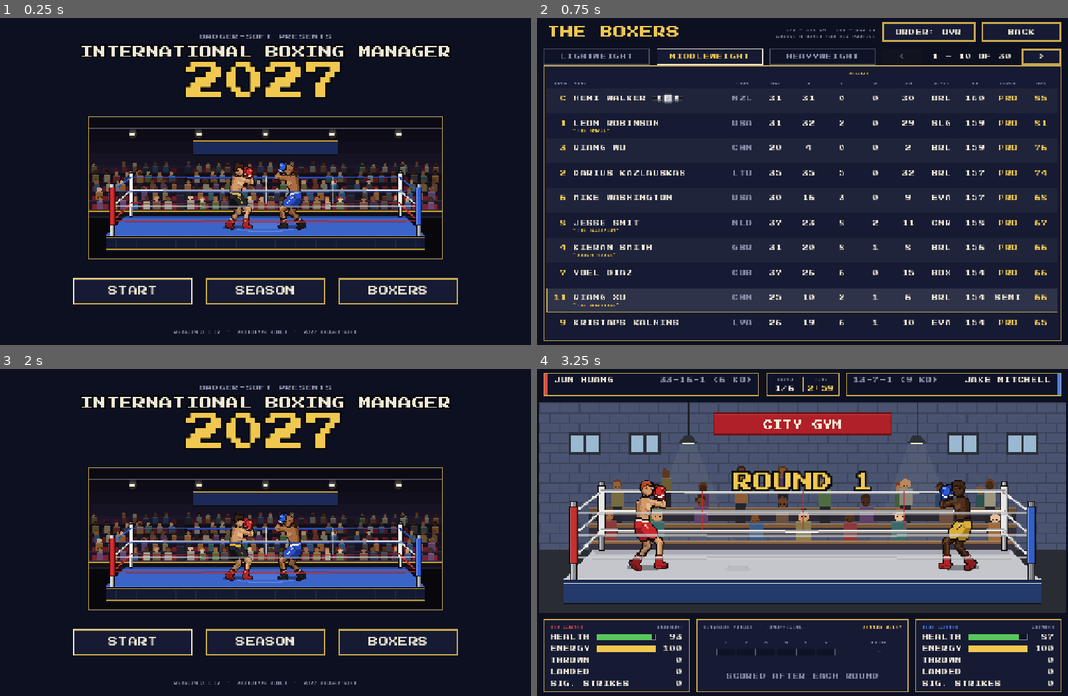
Above: before the commit, frames 1-4 (two rows, left to right).
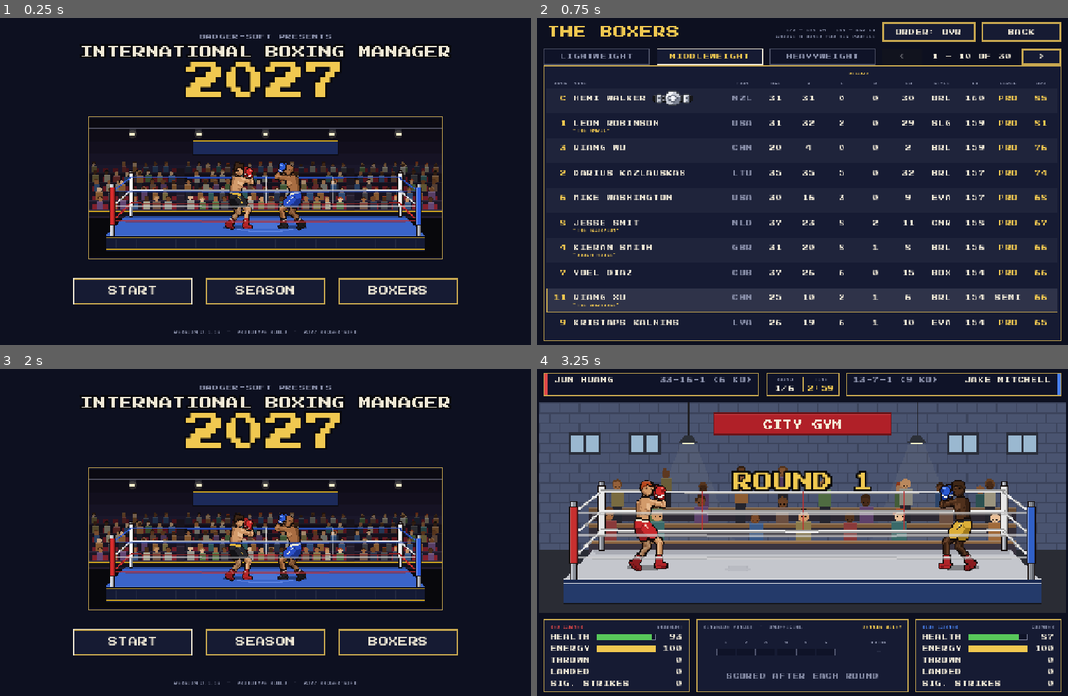
Above: after the commit, the same moments.

Repository: badgersoft/IBM27
Game: Godot game, scene res://scenes/main_menu.tscn
Two runs of this game, one before a commit and one after it. Both use one fixed random seed, a clock stepped at 60 frames per second and the inputs below.
Inputs (mouse positions are in pixels of both pictures, inside the frame that each line leads up to):
- Up to frame 1 (0.25 s): no input
- Up to frame 2 (0.75 s): click "BOXERS" at 0.5 s
- Up to frame 3 (2 s): click "BACK" at 1.25 s
- Up to frame 4 (3.25 s): click "START" at 2 s; tap Enter (ui_accept) at 2.75, 3.02 s; move the mouse to (802, 506) at 2.77 s; click (802, 506) at 2.92 s

The runs differ from the first frame. In frame 1, less than 0.1% of the frame differs, in the area x 41-42%, y 95-97%; in frame 2, 0.2%, in the area x 21-30%, y 22-27%; in frame 3, less than 0.1%; in frame 4, nothing differs.

Commit message:
0.1.13: new IBC belt (Classic design)
Black strap with a lit edge and silver stitching, an oval silver centre
plate engraved with a ring and a star, and riveted side plates; drawn at
64x24 (name plates, fixtures), 96x36 (Boxers list) and 128x48 (profile).

Co-Authored-By: Claude Opus 5.5 <noreply@anthropic.com>
Claude-Session: https://claude.ai/code/session_01PF6KKrB4uHprcLjw7ppdzy

Diff:
--- a/project.godot
+++ b/project.godot
@@ -12,7 +12,7 @@
 
 config/name="International Boxing Manager 2027"
 config/description="An ode to 1985's Barry McGuigan World Championship Boxing. By Badger-soft."
-config/version="0.1.12"
+config/version="0.1.13"
 run/main_scene="res://scenes/main_menu.tscn"
 config/features=PackedStringArray("4.7", "GL Compatibility")
 boot_splash/bg_color=Color(0.051, 0.063, 0.125, 1)
--- a/scripts/debug/belt_sheet.gd
+++ b/scripts/debug/belt_sheet.gd
@@ -1,6 +1,7 @@
 extends Control
-## Developer tool: the IBC belt designs side by side, to choose from. The
-## current belt (BeltIcon) is first, then the candidates, each at the sizes
+## Developer tool: the IBC belt designs side by side. The current belt
+## (BeltIcon, the Classic design) is first, then the other designs that were
+## considered (to swap in, copy one's rows into BeltIcon.ART), each at the sizes
 ## the game uses (x2 on the name plates, x3 in the Boxers list, x4 on the
 ## profile) and in a Boxers list row next to a champion's name.
 ##
@@ -18,7 +19,6 @@
 const LIST_W := 496
 
 const NOTES := [
-	"Strap with square plates",
 	"Oval plate, engraved ring and star",
 	"Shield plate engraved IBC",
 	"Round plate engraved with a globe",
@@ -39,20 +39,6 @@
 	"r": Color("ff7078"),
 }
 const DESIGNS := [
-	["CLASSIC", [
-		".............oooooo.............",
-		"...........oowwwsssoo...........",
-		"...oooo...owwwwsssssso...oooo...",
-		".KowwwwoKKowwwggggsssoKKowwwwoK.",
-		"kkowssdoxowwsgswwsgsssokowssdokk",
-		"kkowggdokowsgswwwwsgddokowggdokk",
-		"kkowggdokossgswwwwsgddokowggdokk",
-		"kkowssdoxosssgswwsgdddokowssdokk",
-		".zowdddozzosssggggdddozzowdddoz.",
-		"...oooo...osssssdddddo...oooo...",
-		"...........oossddddoo...........",
-		".............oooooo.............",
-	]],
 	["CREST", [
 		"..........ooooooooooooo.........",
 		".........owwwwwwwwwwwwwo........",
--- a/scripts/ui/belt_icon.gd
+++ b/scripts/ui/belt_icon.gd
@@ -1,25 +1,46 @@
 class_name BeltIcon
 extends Control
 ## The IBC title belt, drawn as a little pixel-art icon beside a champion's
-## name: a black strap with a big silver plate in the middle and a smaller
-## silver plate either side.
+## name: a black strap (lit along its top edge, with silver stitching) with a
+## big oval silver plate in the middle, engraved with a ring and a star, and
+## a smaller riveted silver plate either side.
 ##
-## The art is 24 x 8 "belt pixels", drawn at [member pixel] screen pixels
-## each (2 = 48 x 16 for 16 px text, 3 = 72 x 24 for bigger text).
-##
-##   x  0         3  6 8      15 17 20       23
-##      . . . . . o--o o------o  o--o . . . .    row 0 - 7
-##      strap      side  centre   side   strap
+## The art is ART_W x ART_H "belt pixels" (ART, one letter per pixel, see
+## PALETTE), drawn at [member pixel] screen pixels each: x2 (64 x 24) on the
+## name plates and the fixtures, x3 (96 x 36) in the Boxers list, x4
+## (128 x 48) on the profile. The other designs considered are on the belt
+## sheet (scenes/debug/belt_sheet.tscn).
 
-const ART_W := 24
-const ART_H := 8
+const ART_W := 32
+const ART_H := 12
 
-const STRAP := Color("141414")
-const STRAP_EDGE := Color("3a3a40")      ## Stitching along the strap's edges.
-const PLATE := Color("c8ccd4")
-const PLATE_LIGHT := Color("f2f4f8")
-const PLATE_DARK := Color("868c98")
-const PLATE_RIM := Color("4a4e58")
+## K strap edge, k strap, z strap shadow, x stitching, o plate rim,
+## d plate shade, s plate, w plate highlight, g engraving.
+const PALETTE := {
+	"K": Color("4a4a54"),
+	"k": Color("161618"),
+	"z": Color("08080a"),
+	"x": Color("8a8a94"),
+	"o": Color("3c4048"),
+	"d": Color("7e8494"),
+	"s": Color("c4c8d2"),
+	"w": Color("f4f6fa"),
+	"g": Color("5c6270"),
+}
+const ART: Array[String] = [
+	".............oooooo.............",
+	"...........oowwwsssoo...........",
+	"...oooo...owwwwsssssso...oooo...",
+	".KowwwwoKKowwwggggsssoKKowwwwoK.",
+	"kkowssdoxowwsgswwsgsssokowssdokk",
+	"kkowggdokowsgswwwwsgddokowggdokk",
+	"kkowggdokossgswwwwsgddokowggdokk",
+	"kkowssdoxosssgswwsgdddokowssdokk",
+	".zowdddozzosssggggdddozzowdddoz.",
+	"...oooo...osssssdddddo...oooo...",
+	"...........oossddddoo...........",
+	".............oooooo.............",
+]
 
 var pixel := 2
 
@@ -36,29 +57,15 @@
 	return ART_W * pixel_size
 
 
-func _draw() -> void:
-	# Strap, with a lighter stitched edge top and bottom.
-	_rect(0, 2, ART_W, 4, STRAP)
-	_rect(0, 2, ART_W, 1, STRAP_EDGE)
-	_rect(0, 5, ART_W, 1, STRAP_EDGE)
-	# Side plates, then the centre plate over the middle.
-	_plate(3, 1, 4, 6)
-	_plate(17, 1, 4, 6)
-	_plate(8, 0, 8, 8)
-	# A raised boss in the middle of the centre plate.
-	_rect(11, 3, 2, 2, PLATE_DARK)
-	_rect(11, 3, 1, 1, PLATE_LIGHT)
+## Height on screen for [param pixel_size].
+static func height_for(pixel_size: int) -> int:
+	return ART_H * pixel_size
 
 
-## A plate with its rim's corners cut off, so it reads as rounded.
-func _plate(x: int, y: int, w: int, h: int) -> void:
-	_rect(x + 1, y, w - 2, h, PLATE_RIM)
-	_rect(x, y + 1, w, h - 2, PLATE_RIM)
-	_rect(x + 1, y + 1, w - 2, h - 2, PLATE)
-	_rect(x + 1, y + 1, w - 2, 1, PLATE_LIGHT)      # Light catching the top...
-	_rect(x + 1, y + 1, 1, h - 2, PLATE_LIGHT)      # ...and the left edge.
-	_rect(x + 1, y + h - 2, w - 2, 1, PLATE_DARK)   # Shade along the bottom.
-
-
-func _rect(x: int, y: int, w: int, h: int, colour: Color) -> void:
-	draw_rect(Rect2(x * pixel, y * pixel, w * pixel, h * pixel), colour)
+func _draw() -> void:
+	for y in ART.size():
+		var row := ART[y]
+		for x in row.length():
+			var c := row[x]
+			if c != ".":
+				draw_rect(Rect2(x * pixel, y * pixel, pixel, pixel), PALETTE[c])
--- a/scripts/ui/fixture_table.gd
+++ b/scripts/ui/fixture_table.gd
@@ -119,7 +119,7 @@
 	if f.title:
 		var belt := BeltIcon.new(2)
 		var mid: Array = COLUMNS[3]
-		belt.position = Vector2(mid[1] + (mid[2] - belt.size.x) / 2.0, y + VALUE_Y + 4)
+		belt.position = Vector2(mid[1] + (mid[2] - belt.size.x) / 2.0, y + VALUE_Y + 12 - belt.size.y / 2.0)
 		_rows.add_child(belt)
 
 
--- a/scripts/ui/nameplate.gd
+++ b/scripts/ui/nameplate.gd
@@ -10,7 +10,7 @@
 ## plate reads from the left with its stripe on the left; the blue corner's
 ## plate is the mirror image. A name too long to share the line with the
 ## record is shortened to an initial and surname ("T. WASHINGTON"). A
-## champion's IBC belt (BeltIcon, 48 x 16) sits under his record, at the far
+## champion's IBC belt (BeltIcon, 64 x 24) sits under his record, at the far
 ## end of the nickname line, so it never squeezes the name.
 ##
 ## Rows (measured on screen): 8 px border-to-name, 8 px name-to-nickname and
@@ -51,10 +51,10 @@
 	var name_x := text_x if left_side else text_x + text_w - name_w
 	add_child(UiTheme.place(name_label, name_x, NAME_Y, name_w, UiTheme.ROW_H))
 	if GameState.is_champion(boxer):
-		# Level with the nickname's capitals (4 px into its 24 px row).
+		# Centred on the nickname's capitals (rows 4 - 20 of its 24 px row).
 		var belt := BeltIcon.new(2)
 		var belt_x: float = text_x + text_w - belt.size.x if left_side else text_x
-		belt.position = Vector2(belt_x, NICK_Y + 4)
+		belt.position = Vector2(belt_x, NICK_Y + 12 - belt.size.y / 2.0)
 		add_child(belt)
 
 	if not boxer.nickname.is_empty():
--- a/scripts/ui/profile_screen.gd
+++ b/scripts/ui/profile_screen.gd
@@ -145,9 +145,9 @@
 	UiTheme.fit(title, 744)
 	_content.add_child(UiTheme.place(title, 24, 24, 744, UiTheme.TITLE))
 	if GameState.is_champion(b):
-		# The belt (x4, 96 x 32) just after the name, level with its capitals.
+		# The belt (x4, 128 x 48) just after the name, centred on its capitals.
 		var belt := BeltIcon.new(4)
-		belt.position = Vector2(24 + b.display_name().length() * UiTheme.TITLE + 16, 24)
+		belt.position = Vector2(24 + b.display_name().length() * UiTheme.TITLE + 16, 24 + UiTheme.TITLE / 2.0 - belt.size.y / 2.0)
 		_content.add_child(belt)
 	if not b.nickname.is_empty():
 		var nick := UiTheme.label("\"%s\"" % b.nickname.to_upper(), UiTheme.BODY, Palette.UI_GOLD)
--- a/scripts/ui/roster_screen.gd
+++ b/scripts/ui/roster_screen.gd
@@ -65,7 +65,7 @@
 const COL_FROM := 2
 const COL_LEVEL := 10
 const COL_OVERALL := 11
-## The champion's belt follows his name (BeltIcon at x3: 72 x 24), so his
+## The champion's belt follows his name (BeltIcon at x3: 96 x 36), so his
 ## name is kept to CHAMPION_NAME_CHARS to leave room for it.
 const BELT_PIXEL := 3
 const BELT_GAP := 16
@@ -76,7 +76,7 @@
 ## Longest name shown in full; longer names are shortened to an initial and
 ## surname so every name is the same size and clear of the FROM column.
 const NAME_CHARS := 18
-const CHAMPION_NAME_CHARS := 16
+const CHAMPION_NAME_CHARS := 15
 
 var _frame: Control
 var _tabs: Array[Button] = []
Binary file changed: docs/design/belt_designs.png
Binary file changed: docs/screenshots/between_rounds.png
Binary file changed: docs/screenshots/big_punch.png
Binary file changed: docs/screenshots/boxers_heavyweight.png
Binary file changed: docs/screenshots/boxers_lightweight.png
Binary file changed: docs/screenshots/boxers_middleweight.png
Binary file changed: docs/screenshots/boxers_rankings.png
Binary file changed: docs/screenshots/decision_read_out.png
Binary file changed: docs/screenshots/decision_split.png
Binary file changed: docs/screenshots/fight_grand_arena.png
Binary file changed: docs/screenshots/fight_heavyweights_grand_arena.png
Binary file changed: docs/screenshots/fight_lightweights_town_gym.png
(and 15 more such lines)
